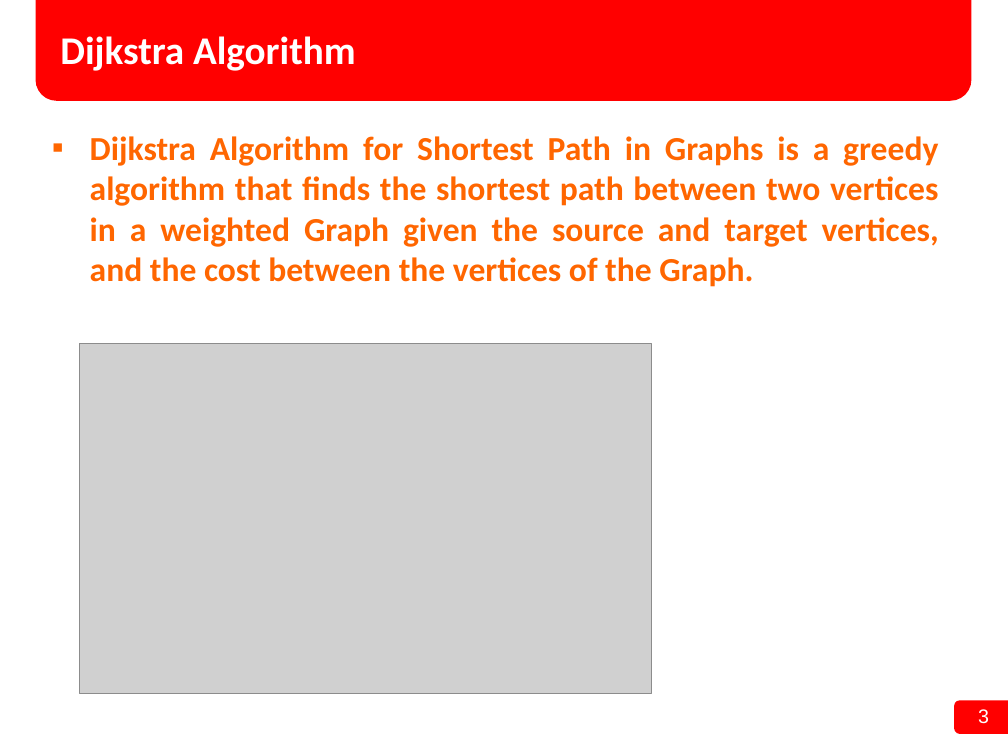
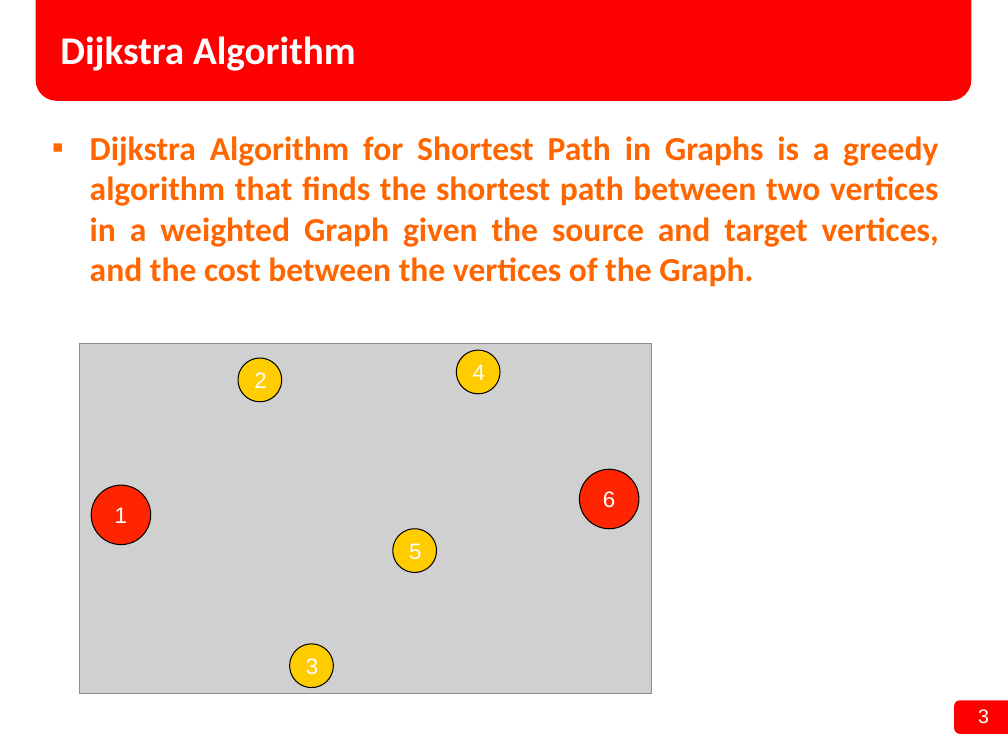
Before and after one commit to gobbigustavo/PaiDePiper, a slide deck: slide 3 of Old project/Dijkstra/Dijkstra - Seminário.ppt. Drawn at 1008x756 pixels with LibreOffice and Linux fonts; fonts in the diff are those of the drawing; grey boxes stand for pictures; background and template pictures are left out. Boxes give left, top, right and bottom in pixels: in the first picture for what was removed or moved away, otherwise in the second. Text is boxed around its words. In the diff, an @@ line names an element or a change of style, - is before the commit and + after.

Commit message:
Dijkstra slides updated 0.1

```diff
--- a/Old project/Dijkstra/Dijkstra - Seminário.ppt
+++ b/Old project/Dijkstra/Dijkstra - Seminário.ppt
@@ group added at (92, 350, 639, 687): 6 ellipses @@
+1
+6
+2
+3
+4
+5
```
Also in this commit, not shown: 2 other slides changed.
